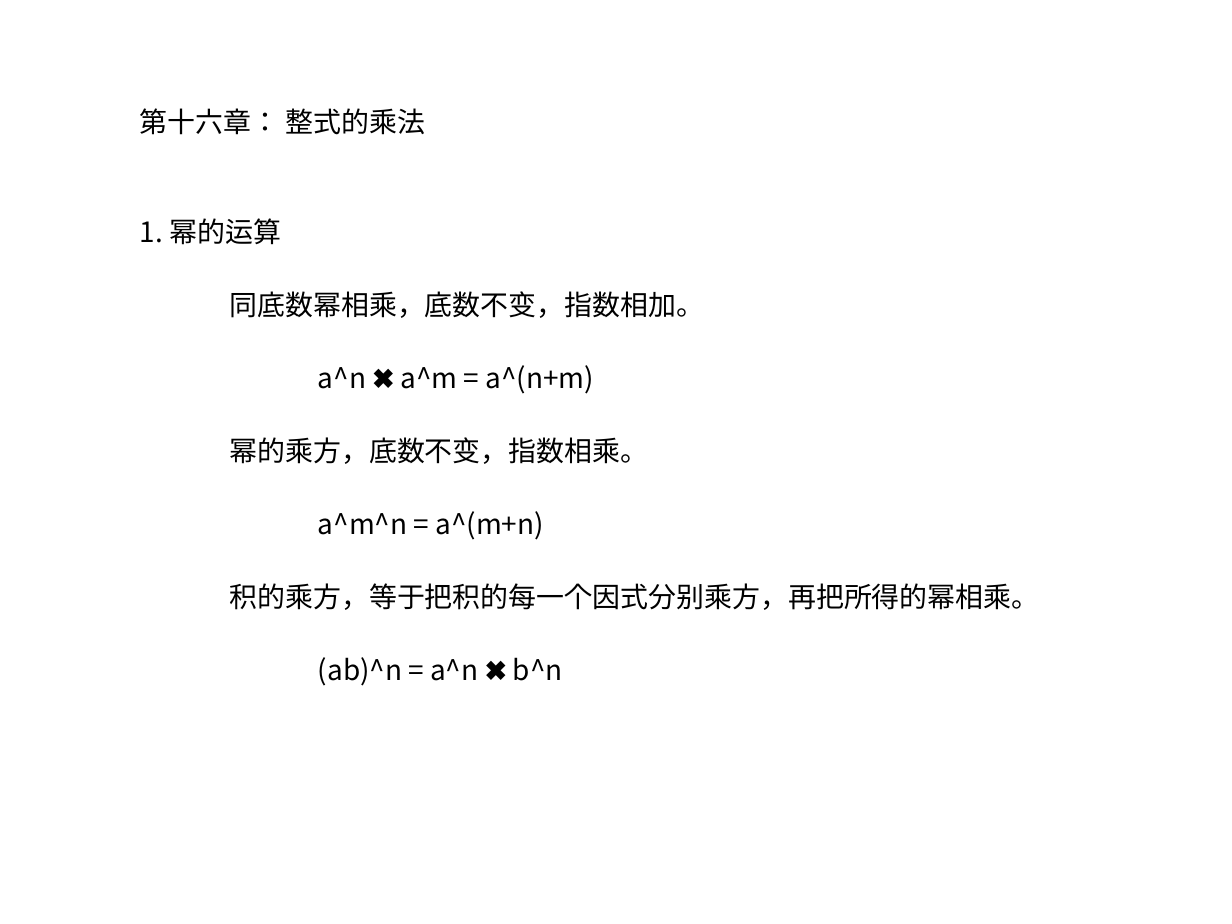
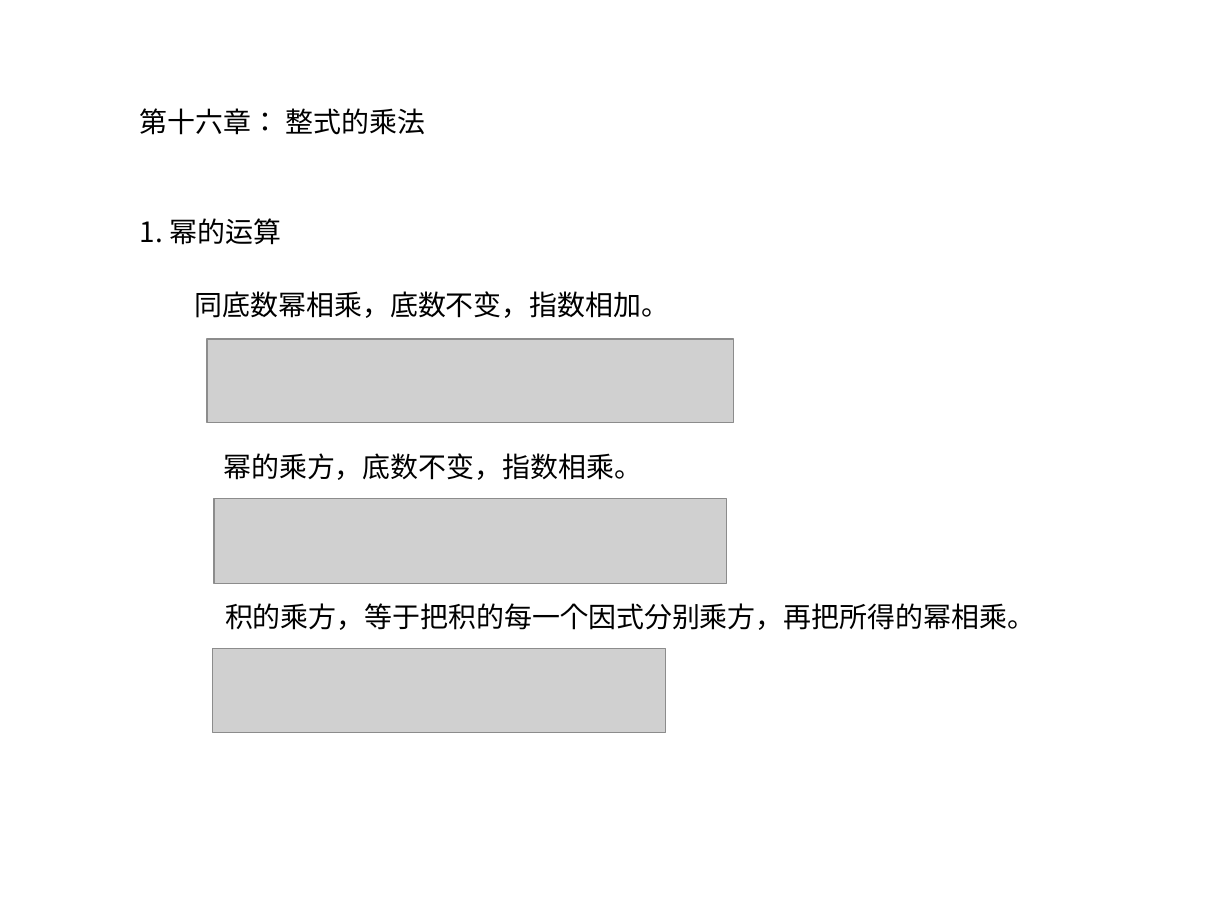
Before and after one commit to ericzhang/english-math, a slide deck: slide 1 of math/grade-8-上/8上数学人教版-unit-16-整式的乘法.ppt. Drawn at 1232x924 pixels with LibreOffice and Linux fonts; fonts in the diff are those of the drawing; grey boxes stand for pictures. Boxes give left, top, right and bottom in pixels: in the first picture for what was removed or moved away, otherwise in the second. Text is boxed around its words. In the diff, an @@ line names an element or a change of style, - is before the commit and + after.

```diff
--- a/math/grade-8-上/8上数学人教版-unit-16-整式的乘法.ppt
+++ b/math/grade-8-上/8上数学人教版-unit-16-整式的乘法.ppt
@@ text "第十六章： 整式的乘法" at <box>140,108,670,318</box>: indent changed @@
@@ picture added at <box>207,339,733,423</box> @@
@@ text at <box>229,365,1039,686</box>: paragraphs removed @@
-a^n ✖ a^m = a^(n+m)
-幂的乘方，底数不变，指数相乘。
-a^m^n = a^(m+n)
-积的乘方，等于把积的每一个因式分别乘方，再把所得的幂相乘。
-(ab)^n = a^n ✖ b^n
@@ text added at <box>223,453,642,480</box>, 18 pt, text #000000 @@
+幂的乘方，底数不变，指数相乘。
@@ picture added at <box>214,499,726,584</box> @@
@@ text added at <box>225,603,1035,630</box>, 18 pt, text #000000 @@
+积的乘方，等于把积的每一个因式分别乘方，再把所得的幂相乘。
@@ picture added at <box>212,648,665,732</box> @@
```
Also in this commit, not shown: 2 other slides changed, 5 slides added, 9 other files.
